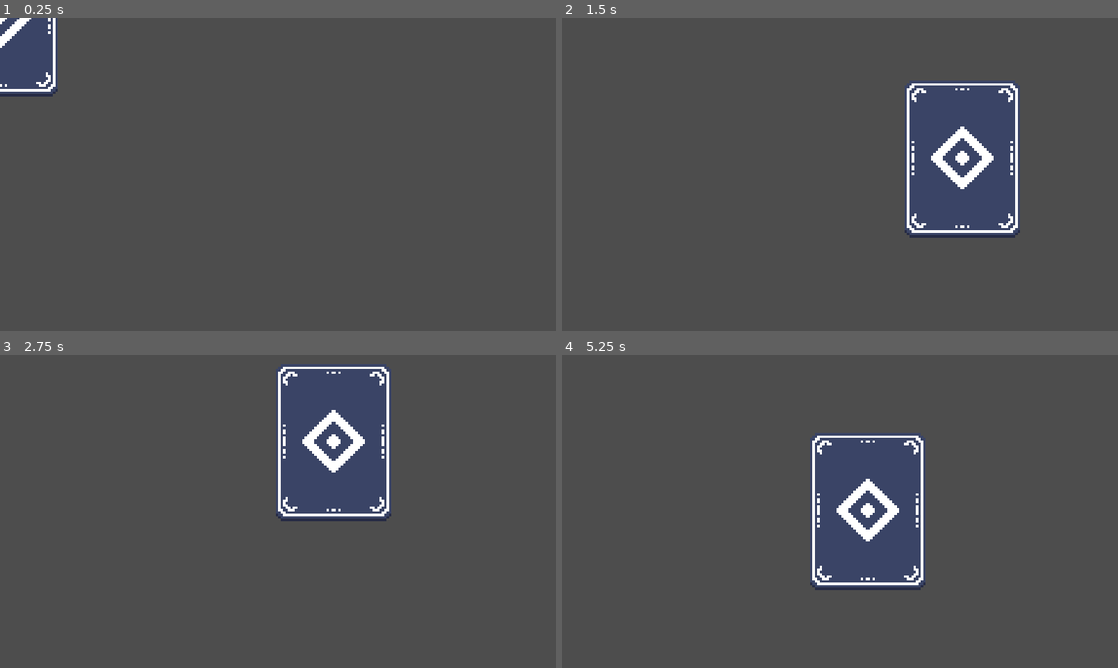
Above: before the commit, frames 1-4 (two rows, left to right).
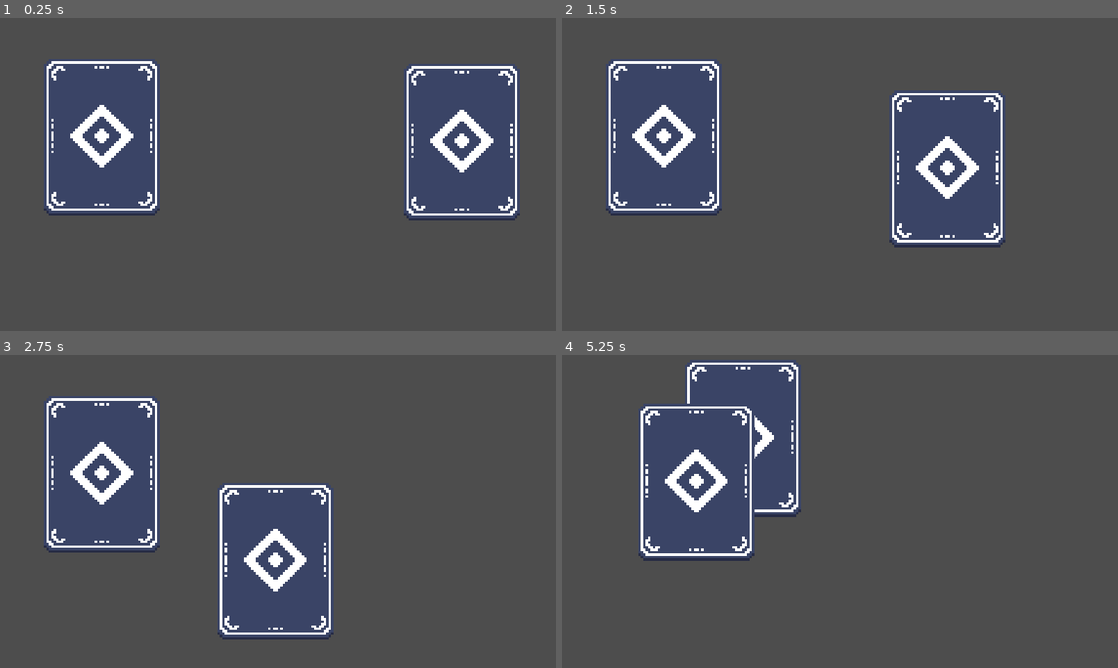
Above: after the commit, the same moments.

Repository: Hex-4/chop-chop-game-thing
Game: Godot game, scene res://dragging.tscn
Two runs of this game, one before a commit and one after it. Both use one fixed random seed, a clock stepped at 60 frames per second and the inputs below. The project has no main scene, so this scene is started directly.
Inputs (mouse positions are in pixels of both pictures, inside the frame that each line leads up to):
- Up to frame 1 (0.25 s): no input
- Up to frame 2 (1.5 s): tap Enter at 0.5 s; move the mouse to (962, 158) at 0.52 s; click (962, 158) at 0.67 s; tap Space at 1.25 s; drag from (962, 158) to (812, 237) at 1.27 s
- Up to frame 3 (2.75 s): move the mouse to (333, 442) at 2.02 s; click (333, 442) at 2.17 s
- Up to frame 4 (5.25 s): tap Enter at 2.75 s; drag from (812, 574) to (673, 464) at 2.77 s; move the mouse to (1006, 558) at 3.52 s; click (1006, 558) at 3.67 s; tap Space at 4.25 s; drag from (673, 464) to (756, 433) at 4.27 s; move the mouse to (867, 511) at 5.02 s; click (867, 511) at 5.17 s

The runs differ from the first frame. In frame 1, 23% of the frame differs, in the area x 0-94%, y 0-65%; in frame 2, 16%; in frame 3, 29%, in the area x 7-71%, y 2-91%; in frame 4, 27%.

Commit message:
fancy dragging

Diff:
--- a/card.gd
+++ b/card.gd
@@ -1,30 +1,34 @@
 extends StaticBody2D
 
 
-var can_drag = false
-var mouse_offset
-var lmps = []
 
-func _ready():
-	for i in 5:
-		lmps.append(get_global_mouse_position())
+
+# modified code from gemmomoh on godot forums
+var canDrag = false
+var cards_that_are_not_being_dragged = []
+
+
+func _process(delta):
+	print(self)
+	if canDrag:
+		$".".global_position = lerp($".".global_position, get_global_mouse_position(), 8 * delta)
 
 
 func _input_event(viewport, event, shape_idx):
-	if event is InputEventMouseButton:
-		var tween = get_tree().create_tween().bind_node(self).set_trans(Tween.TRANS_EXPO).set_ease(Tween.EASE_OUT)
-		tween.tween_property(self, "position", get_global_mouse_position(), 0.2)
-		tween.tween_callback(self.enable_drag)
+	if event is InputEventMouseMotion or InputEventMouseButton:
+		if event.button_mask == 1:
+			cards_that_are_not_being_dragged = []
+			for i in get_tree().get_nodes_in_group("card"):
+				if i.canDrag == false or i == self:
+					cards_that_are_not_being_dragged.append(i)
+			if len(cards_that_are_not_being_dragged) == len(get_tree().get_nodes_in_group("card")):
+				canDrag = true
+				z_index = 100
 
-func enable_drag():
-	can_drag = true
 
-func _process(delta):
-	lmps.remove_at(0)
-	lmps.append(get_global_mouse_position())
-	if Input.is_mouse_button_pressed(MOUSE_BUTTON_LEFT) or can_drag:
 
-		print(mouse_offset)
-		#mouse_offset *= -1
-		print(mouse_offset)
-		position = lmps[0]
+
+
+		else:
+			z_index = 0
+			canDrag = false
--- a/dragging.tscn
+++ b/dragging.tscn
@@ -8,12 +8,26 @@
 
 [node name="Node2D" type="Node2D"]
 
-[node name="StaticBody2D2" type="StaticBody2D" parent="."]
+[node name="StaticBody2D2" type="StaticBody2D" parent="." groups=["card"]]
+position = Vector2(211, 247)
 input_pickable = true
 script = ExtResource("1_ai7hy")
+metadata/_edit_group_ = true
 
 [node name="Testcard" type="Sprite2D" parent="StaticBody2D2"]
 texture = ExtResource("1_8i8dk")
 
 [node name="CollisionShape2D" type="CollisionShape2D" parent="StaticBody2D2"]
 shape = SubResource("RectangleShape2D_1ulb5")
+
+[node name="StaticBody2D3" type="StaticBody2D" parent="." groups=["card"]]
+position = Vector2(957, 257)
+input_pickable = true
+script = ExtResource("1_ai7hy")
+metadata/_edit_group_ = true
+
+[node name="Testcard" type="Sprite2D" parent="StaticBody2D3"]
+texture = ExtResource("1_8i8dk")
+
+[node name="CollisionShape2D" type="CollisionShape2D" parent="StaticBody2D3"]
+shape = SubResource("RectangleShape2D_1ulb5")
